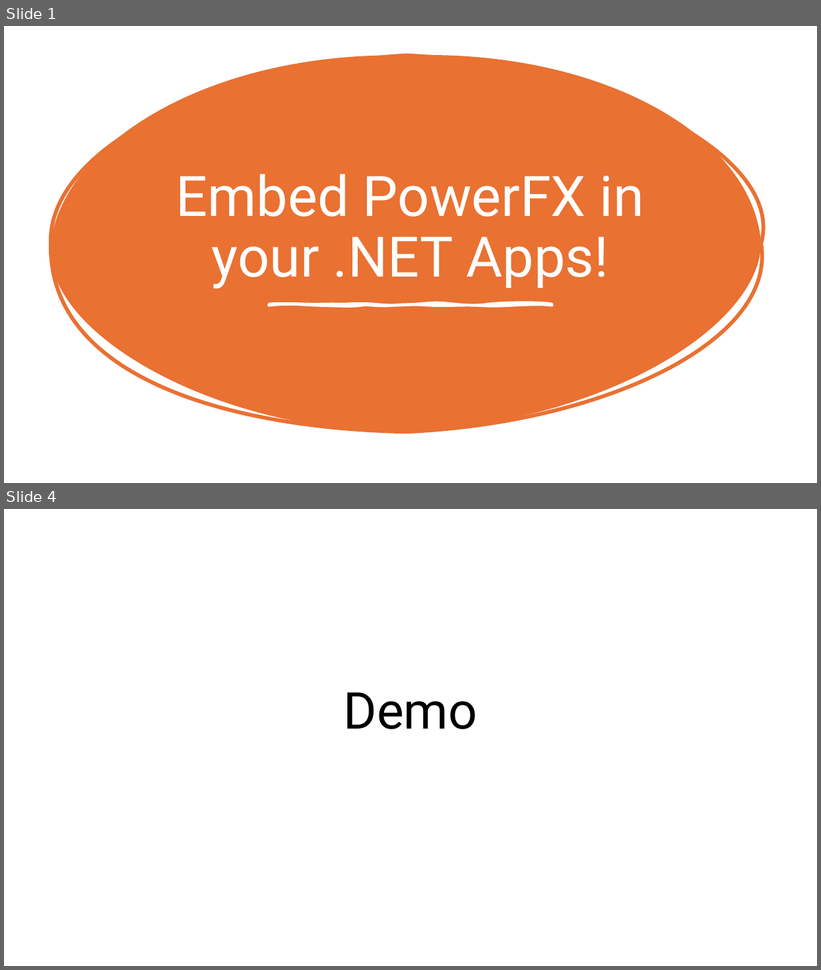
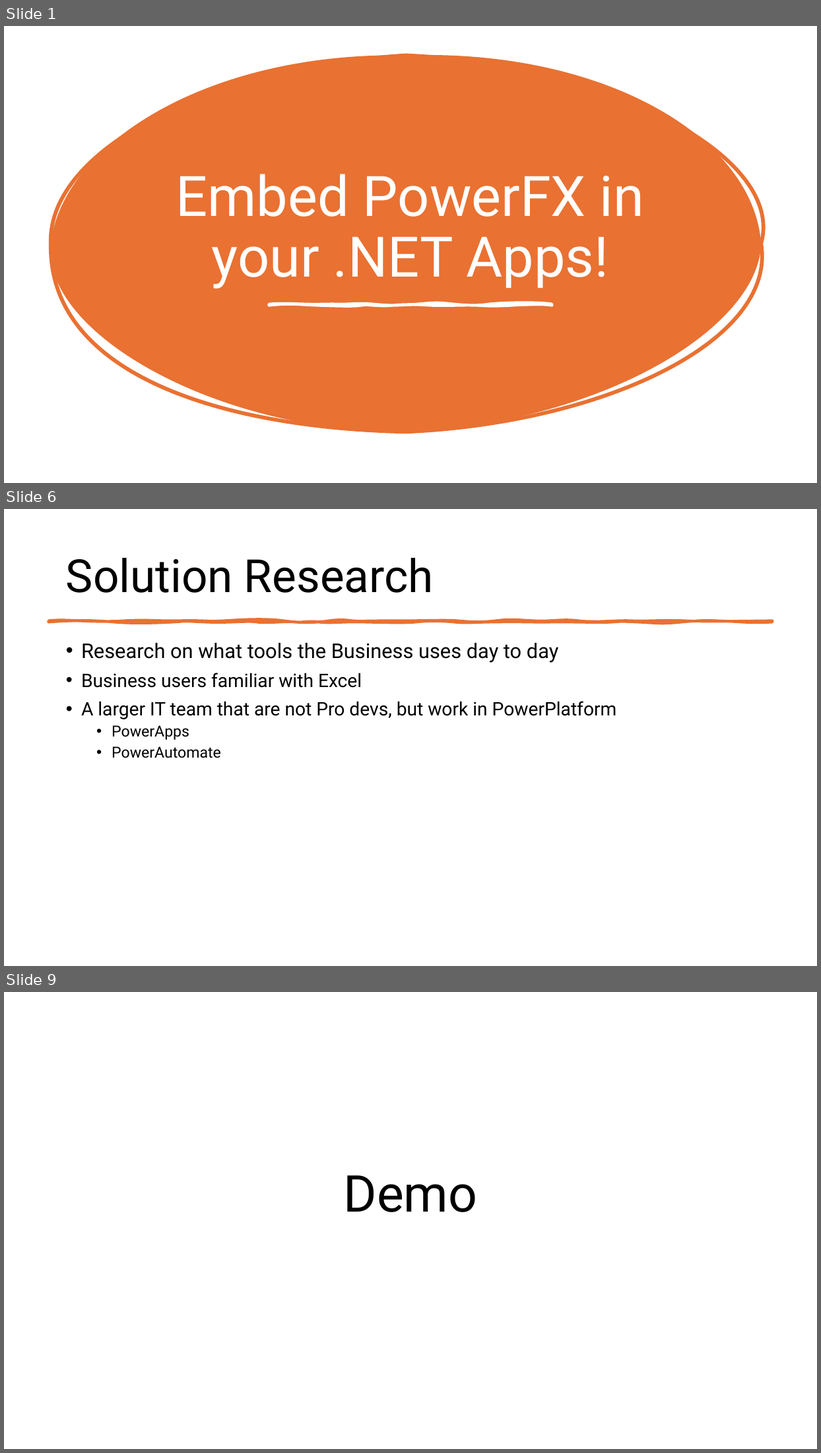
Before and after one commit to TheJuanitoLearnsShow/PuppyDataMapper, a slide deck: src-powerfx/slides/PowerFX embedding session.pptx. Shown one above the other, each under a label of ours: slides 1 and 4 before the commit, slides 1, 6 and 9 after it; the slides between them are not shown. The pictures are 821x970 and 821x1453 pixels, drawn with LibreOffice and Linux fonts; fonts in the diff are those of the drawing. Boxes give left, top, right and bottom in pixels: in the first picture for what was removed or moved away, otherwise in the second. Text is boxed around its words. In the diff, an @@ line names an element or a change of style, - is before the commit and + after.

```diff
--- a/src-powerfx/slides/PowerFX embedding session.pptx
+++ b/src-powerfx/slides/PowerFX embedding session.pptx
@@ slide 6 added at <box>4,509,817,966</box>, background #FFFFFF @@
@@ title added at <box>66,558,434,593</box>, 54 pt, text #000000 @@
+Solution Research
@@ freeform shape added at <box>48,621,773,622</box>, fill #E97132, outline #E97132 3.25 pt @@
@@ text added at <box>81,643,617,758</box>, 22 pt, text #000000 @@
+• Research on what tools the Business uses day to day
+• Business users familiar with Excel
+• A larger IT team that are not Pro devs, but work in PowerPlatform
+  • PowerApps
+  • PowerAutomate
@@ what was slide 4 is now slide 9 @@
```
Also in this commit, not shown: 3 slides changed, 6 other slides added.
